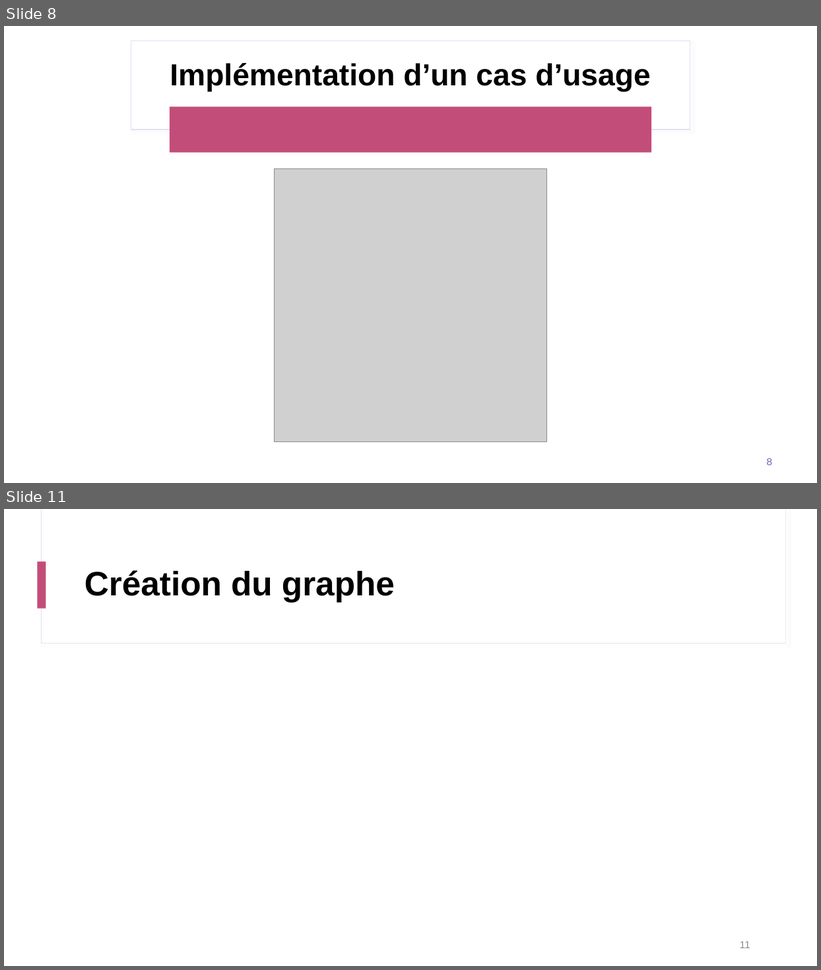
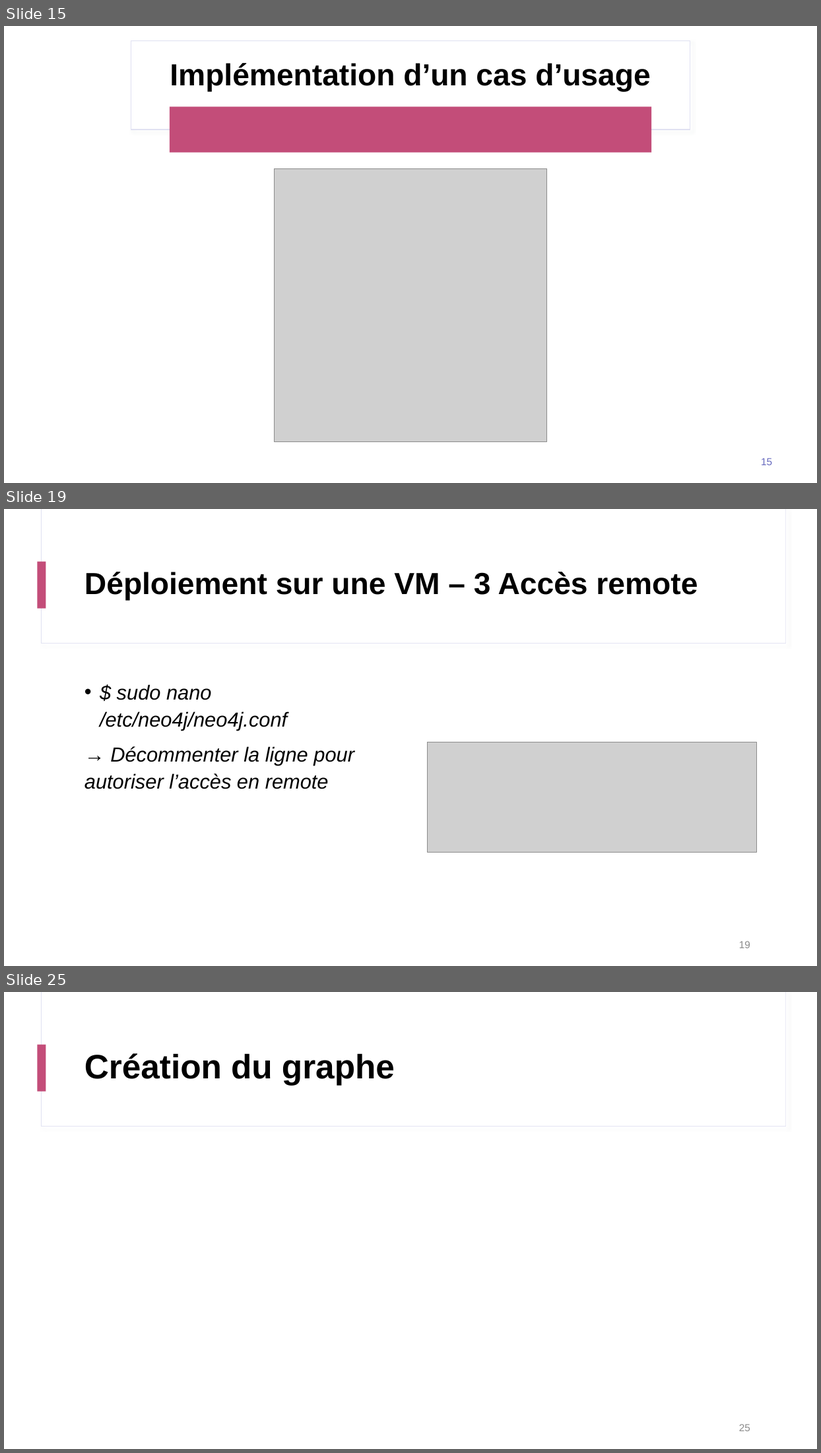
Before and after one commit to clementmariebrisson/neo4j-recommandation-engine, a slide deck: Presentation Neo4j.pptx. Shown one above the other, each under a label of ours: slides 8 and 11 before the commit, slides 15, 19 and 25 after it; the slides between them are not shown. The pictures are 821x970 and 821x1453 pixels, drawn with LibreOffice and Linux fonts; fonts in the diff are those of the drawing; grey boxes stand for pictures. Boxes give left, top, right and bottom in pixels: in the first picture for what was removed or moved away, otherwise in the second. Text is boxed around its words. In the diff, an @@ line names an element or a change of style, - is before the commit and + after.

```diff
--- a/Presentation Neo4j.pptx
+++ b/Presentation Neo4j.pptx
@@ slide 19 added at (x1=4, y1=509, x2=817, y2=966), background #FFFFFF; not listed: 3 template elements that a slide beside it also shows @@
@@ title added at (x1=85, y1=572, x2=698, y2=601), 36 pt, text #000000, bold @@
+Déploiement sur une VM – 3 Accès remote
@@ text added at (x1=85, y1=685, x2=354, y2=789), 24 pt, text #000000, italic @@
+• $ sudo nano /etc/neo4j/neo4j.conf
+→ Décommenter la ligne pour autoriser l’accès en remote
@@ picture added at (x1=427, y1=743, x2=757, y2=852) @@
@@ page number added at (x1=739, y1=941, x2=750, y2=949), 12 pt, text #8C8C8C @@
+19
@@ what was slide 8 is now slide 15 @@
@@ page number at (x1=761, y1=458, x2=772, y2=466): text changed @@
-8
+15
@@ what was slide 11 is now slide 25 @@
@@ page number at (x1=739, y1=1424, x2=750, y2=1432): text changed @@
-11
+25
```
Also in this commit, not shown: 4 slides changed, 13 other slides added, 1 other file.
